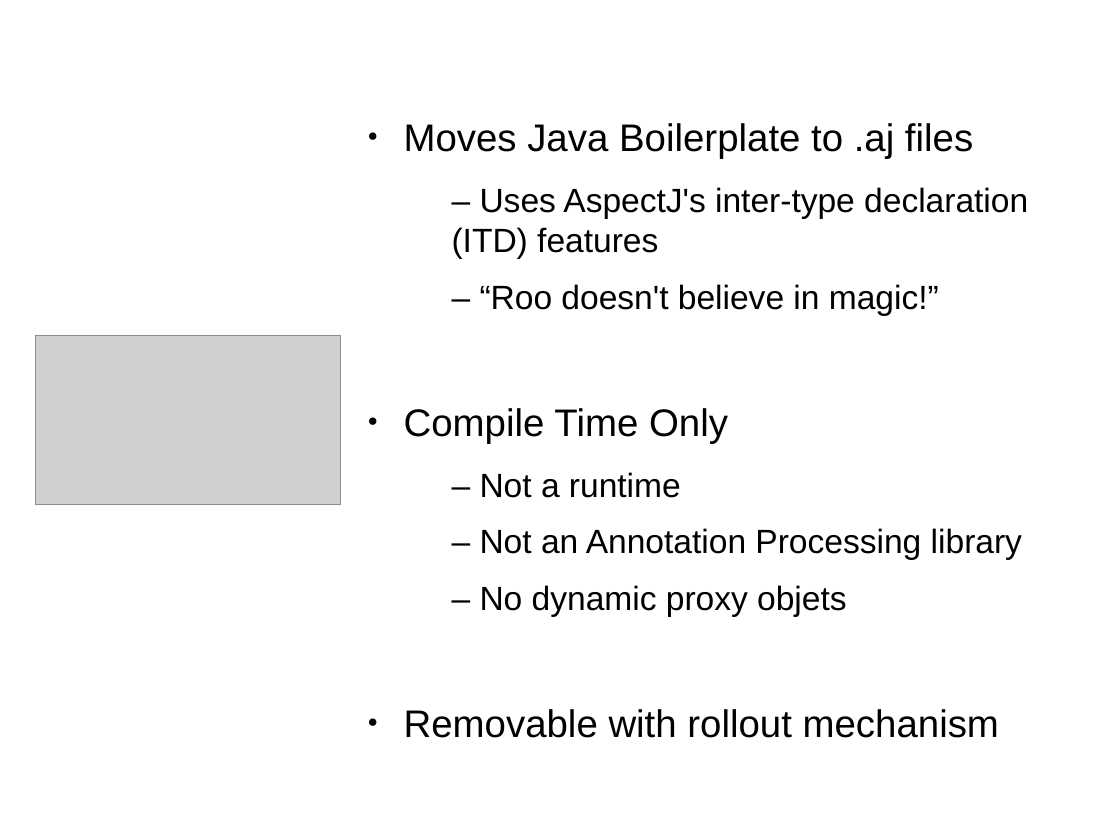
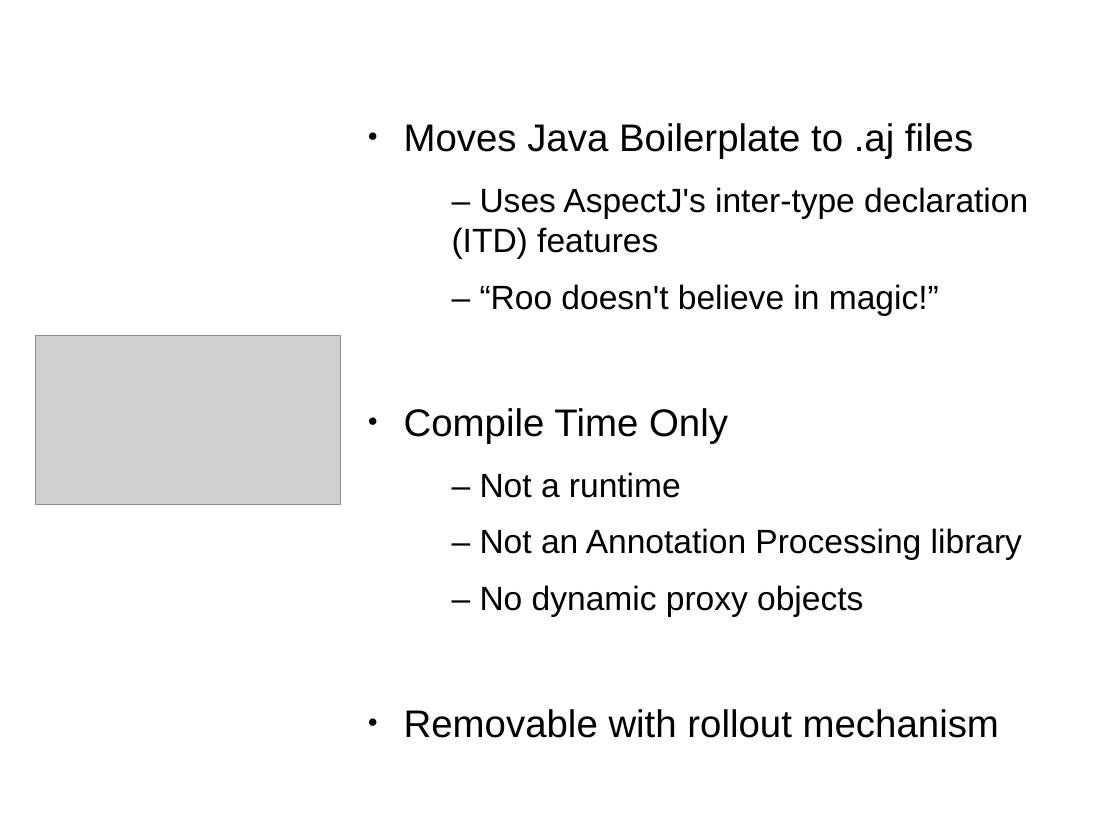
Before and after one commit to HamletDRC/presentations, a slide deck: slide 19 of asttransformations/CodeGeneration_SDC.odp (slide 17 before the commit). Drawn at 1120x840 pixels with LibreOffice and Linux fonts; fonts in the diff are those of the drawing; grey boxes stand for pictures. Boxes give left, top, right and bottom in pixels: in the first picture for what was removed or moved away, otherwise in the second. Text is boxed around its words. In the diff, an @@ line names an element or a change of style, - is before the commit and + after.

```diff
--- a/asttransformations/CodeGeneration_SDC.odp
+++ b/asttransformations/CodeGeneration_SDC.odp
@@ text at bbox=[480, 585, 863, 616]: text changed @@
-  – No dynamic proxy objets
+  – No dynamic proxy objects
```
Also in this commit, not shown: 2 other slides changed, 3 slides added, 1 slide removed.
